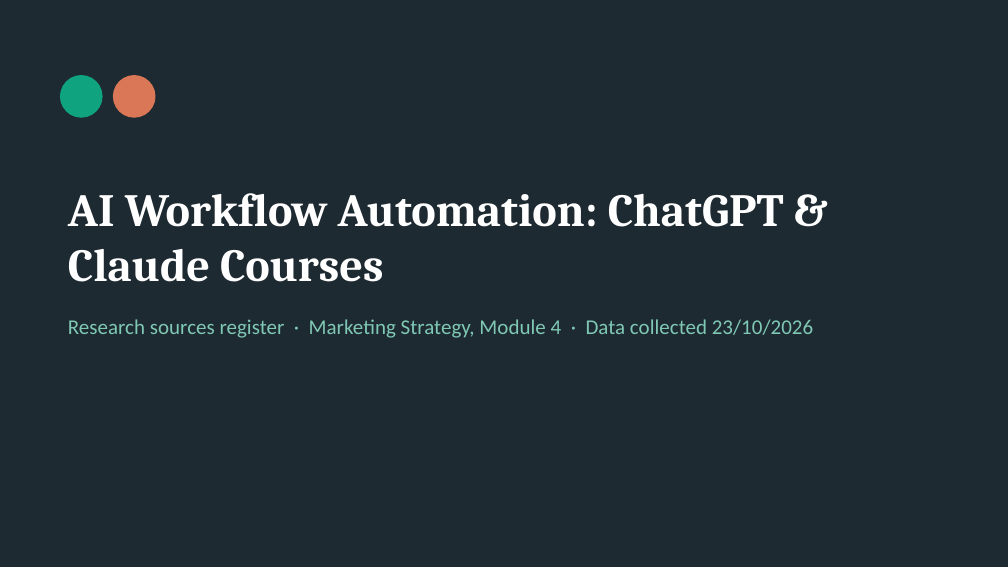
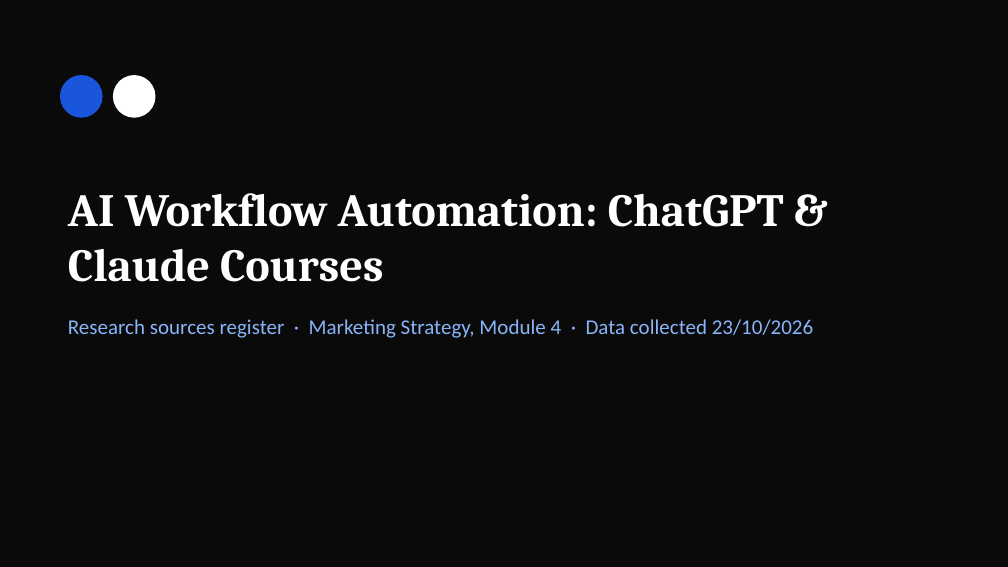
Before and after one commit to BadboyVee/BlackHoleeee, a slide deck: slide 1 of research-register/ChatGPT_Claude_Courses_Presentation.pptx. Drawn at 1008x567 pixels with LibreOffice and Linux fonts; fonts in the diff are those of the drawing. Boxes give left, top, right and bottom in pixels: in the first picture for what was removed or moved away, otherwise in the second. Text is boxed around its words. In the diff, an @@ line names an element or a change of style, - is before the commit and + after.

```diff
--- a/research-register/ChatGPT_Claude_Courses_Presentation.pptx
+++ b/research-register/ChatGPT_Claude_Courses_Presentation.pptx
@@ background #1E2A32 to #0A0A0A @@
@@ ellipse at bbox=[60, 76, 102, 117]: fill #10A37F to #1A56DB; outline #10A37F 1 pt to #1A56DB 1 pt @@
@@ ellipse at bbox=[113, 76, 155, 117]: fill #D97757 to #FFFFFF; outline #D97757 1 pt to #FFFFFF 1 pt @@
@@ text "Research sources register · Marketing ..." at bbox=[68, 319, 813, 338]: text colour #7FC8B4 to #8AB4F8 @@
```
Also in this commit, not shown: 5 other slides changed, 3 other files.
